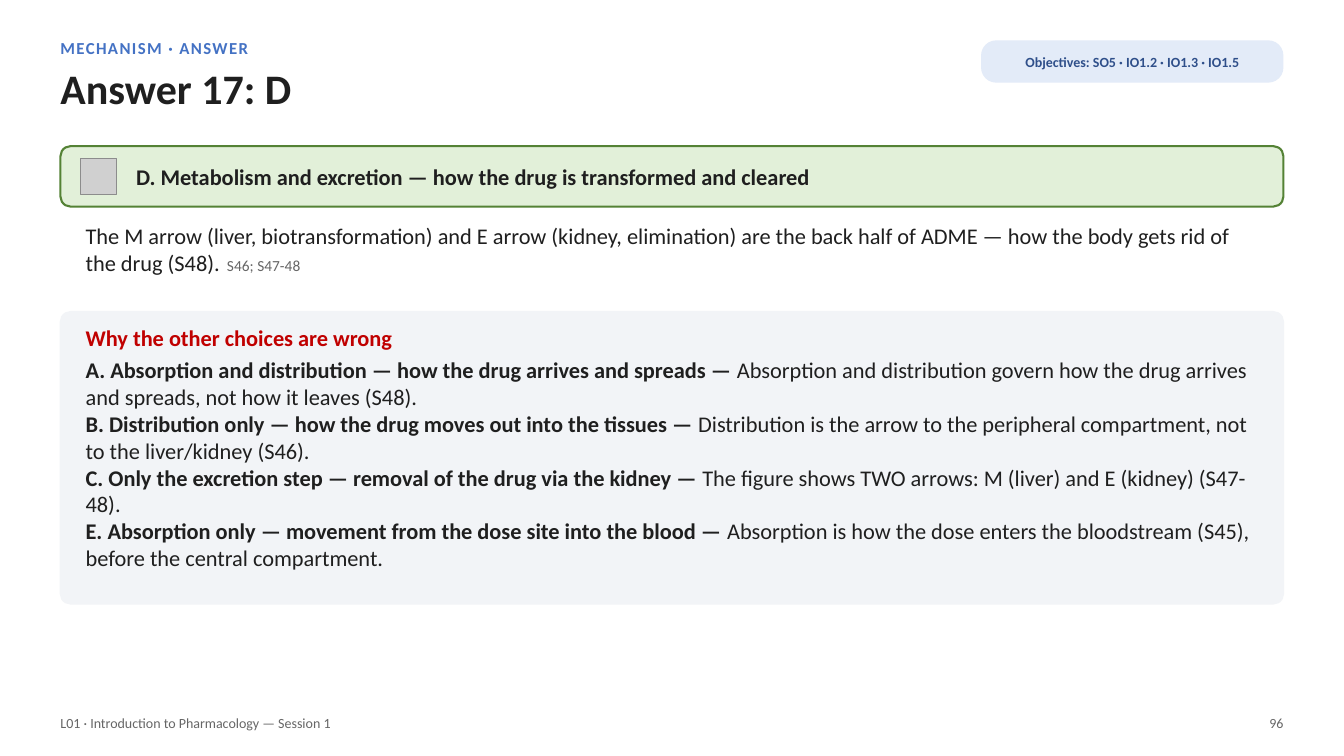
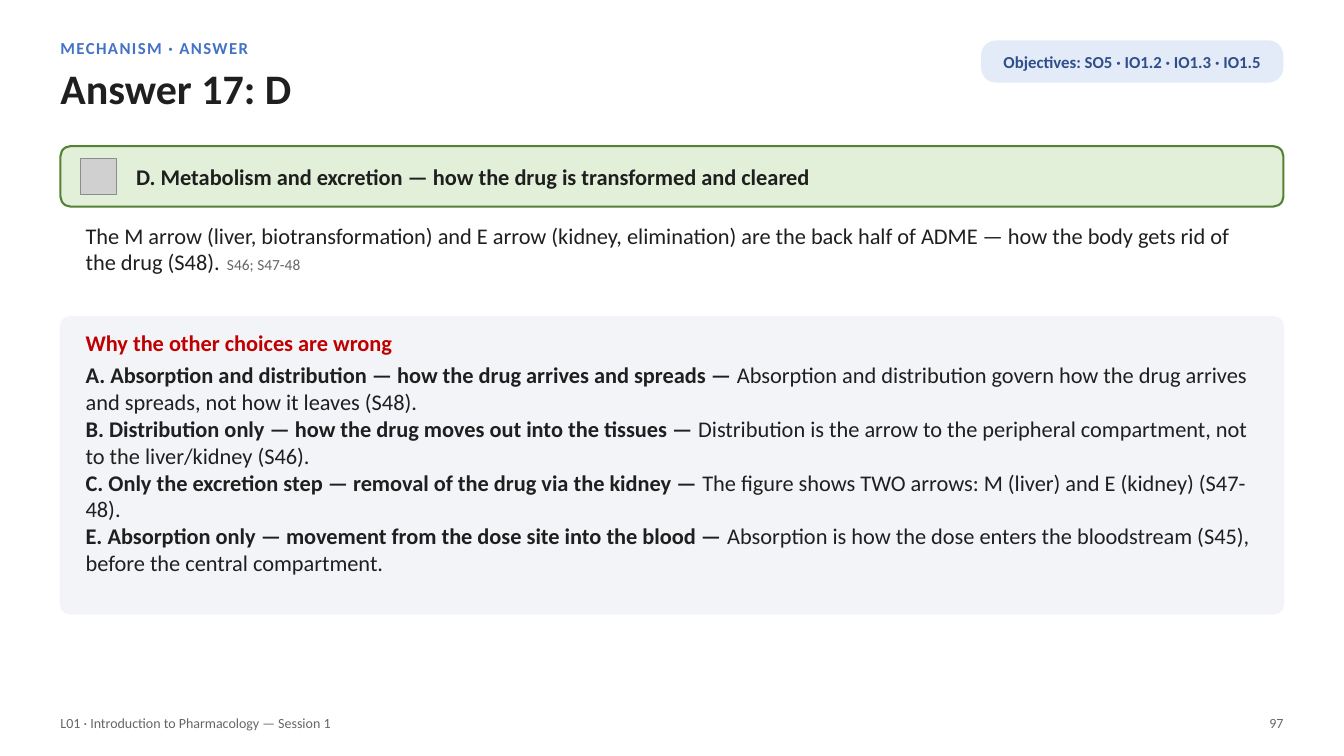
Before and after one commit to bishwokrit/DPAS-Pharm, a slide deck: slide 97 of outputs/L01/L01_Unit_1_Introduction_to_Pharmacology_Session_1_study_deck.pptx (slide 96 before the commit). Drawn at 1344x756 pixels with LibreOffice and Linux fonts; fonts in the diff are those of the drawing; grey boxes stand for pictures. Boxes give left, top, right and bottom in pixels: in the first picture for what was removed or moved away, otherwise in the second. Text is boxed around its words. In the diff, an @@ line names an element or a change of style, - is before the commit and + after.

```diff
--- a/outputs/L01/L01_Unit_1_Introduction_to_Pharmacology_Session_1_study_deck.pptx
+++ b/outputs/L01/L01_Unit_1_Introduction_to_Pharmacology_Session_1_study_deck.pptx
@@ rounded rectangle "Objectives: SO5 · IO1.2 · ..." at [981, 40, 1284, 83]: size 10 to 12 pt @@
@@ rounded rectangle: place and size @@
-rounded rectangle at [60, 312, 1284, 604]
+rounded rectangle at [60, 317, 1284, 614]
@@ rounded rectangle at [60, 317, 1284, 614]: proportions changed @@
@@ text "Why the other choices are ...": place and size @@
-text "Why the other choices are ..." at [86, 330, 1249, 570]
+text "Why the other choices are ..." at [86, 335, 1249, 575]
@@ text at [1269, 719, 1283, 728]: text changed @@
-96
+97
```
Also in this commit, not shown: 97 other slides changed, 1 slide added, 8 other files.
